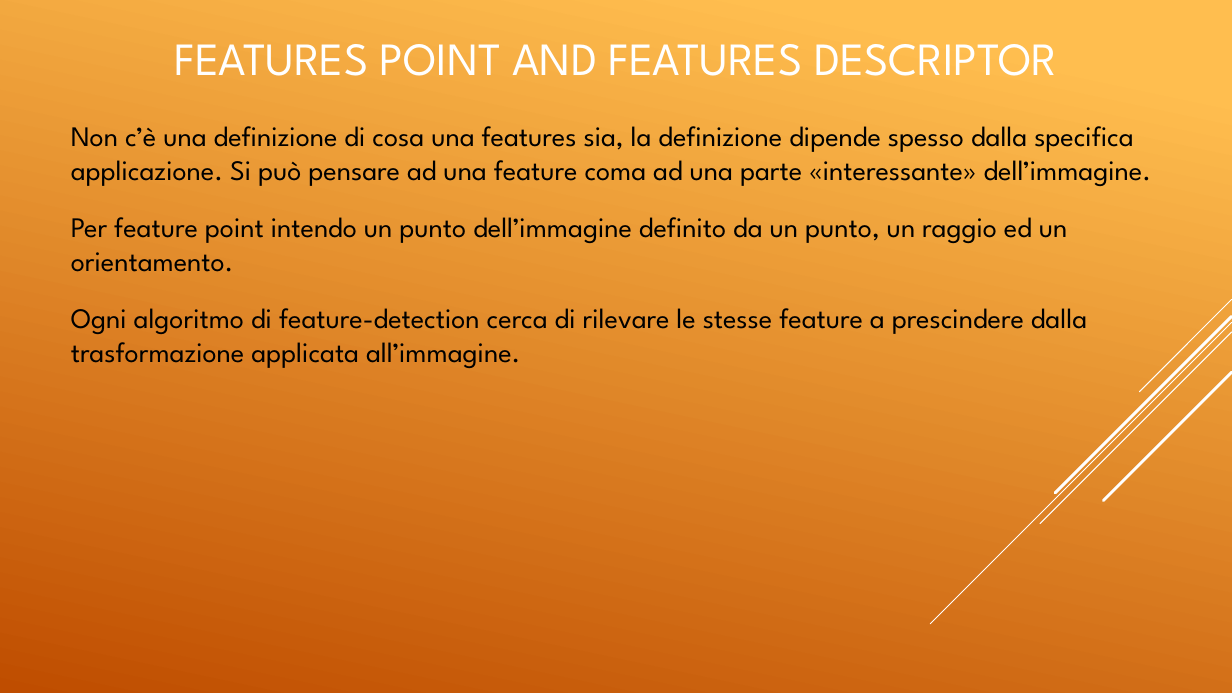
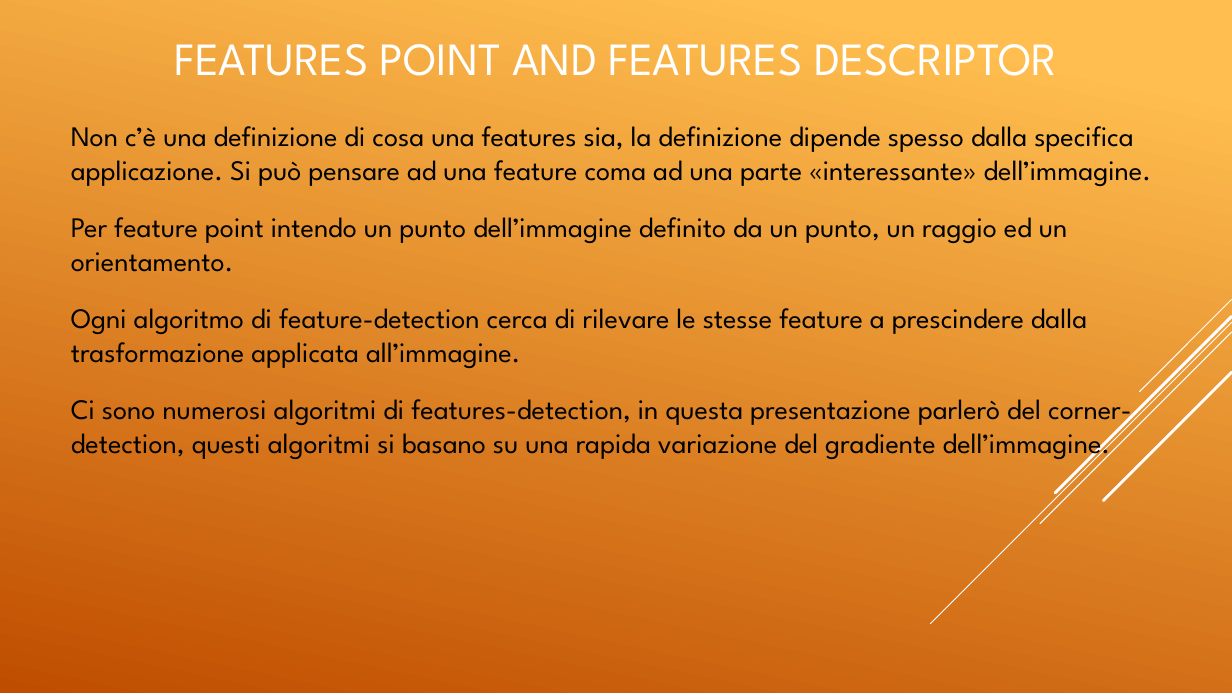
Before and after one commit to elvisdukaj/presentazione, a slide deck: slide 27 of presentazione/Tesina Elvis.pptx. Drawn at 1232x693 pixels with LibreOffice and Linux fonts; fonts in the diff are those of the drawing. Boxes give left, top, right and bottom in pixels: in the first picture for what was removed or moved away, otherwise in the second. Text is boxed around its words. In the diff, an @@ line names an element or a change of style, - is before the commit and + after.

```diff
--- a/presentazione/Tesina Elvis.pptx
+++ b/presentazione/Tesina Elvis.pptx
@@ text at [71, 399, 1132, 462]: paragraph added @@
+Ci sono numerosi algoritmi di features-detection, in questa presentazione parlerò del corner-detection, questi algoritmi si basano su una rapida variazione del gradiente dell’immagine.
```
Also in this commit, not shown: 3 other slides changed.
